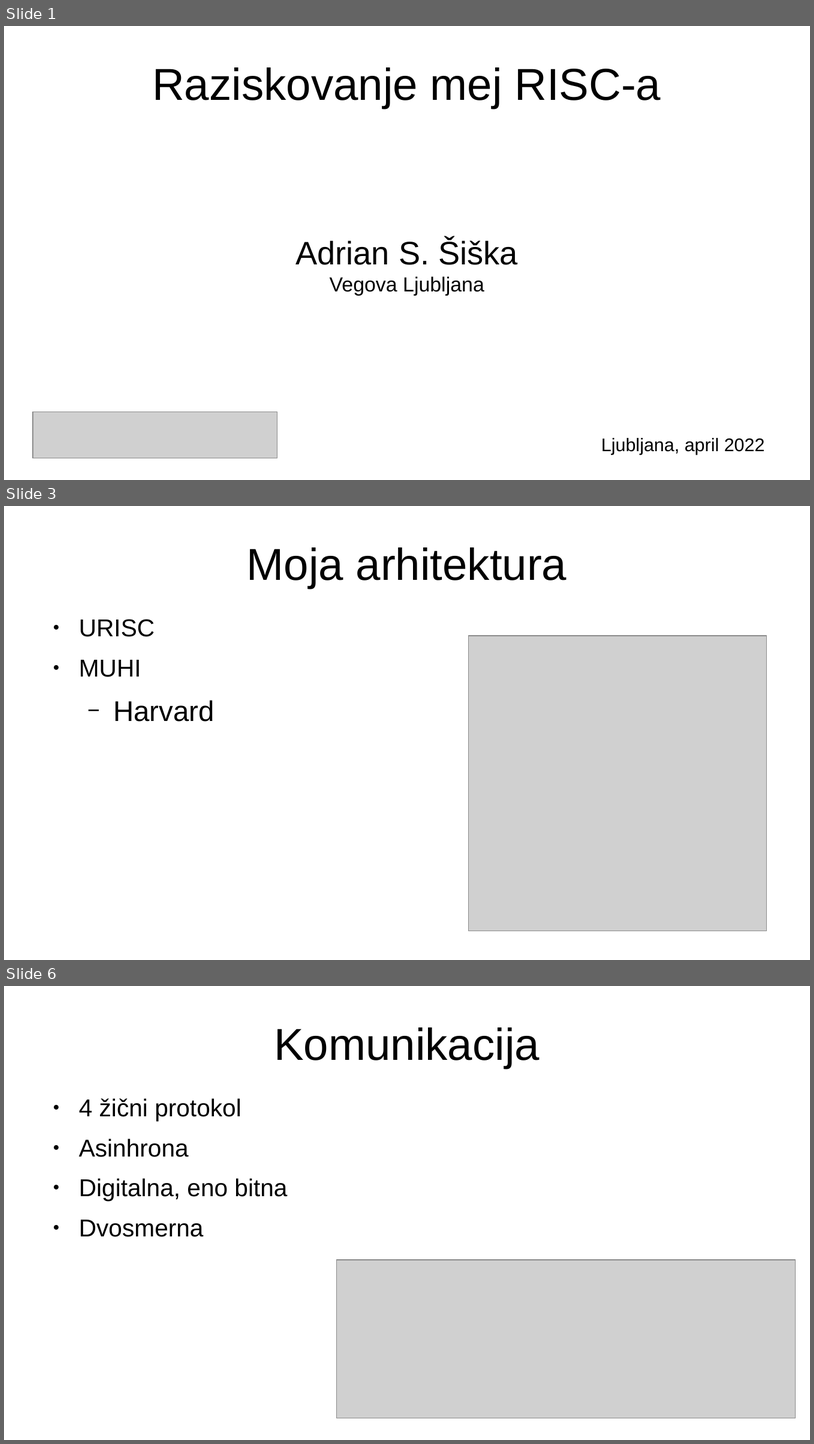
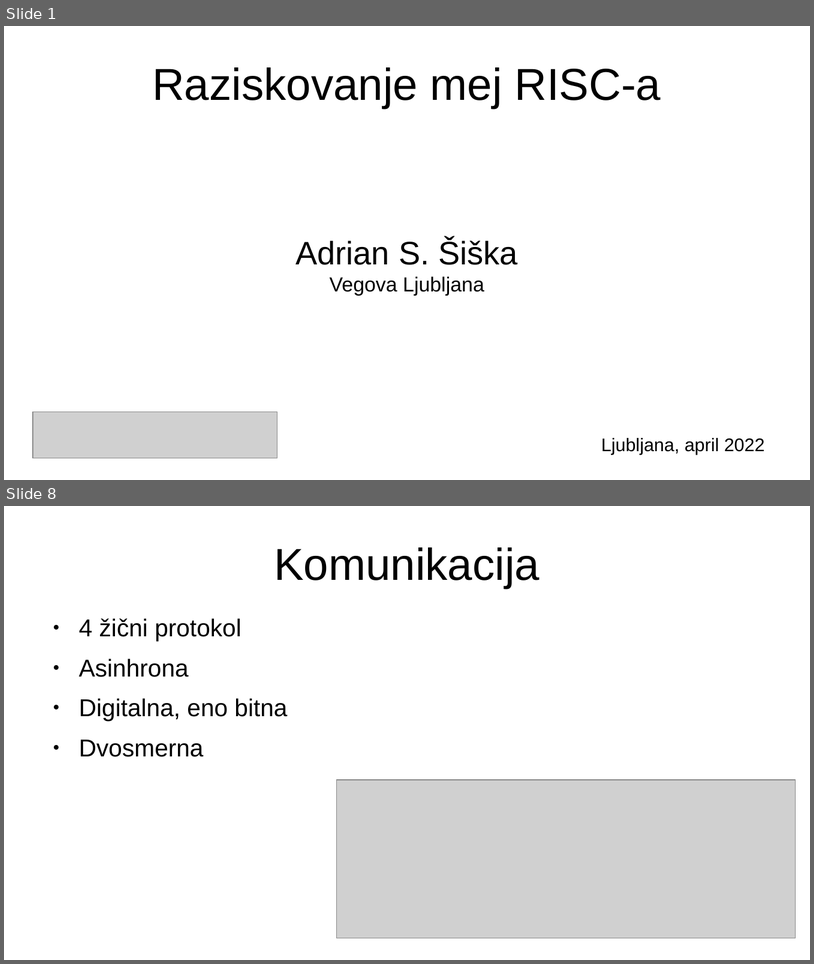
Before and after one commit to adimineman/raziskovalna, a slide deck: predstavitev.odp. Shown one above the other, each under a label of ours: slides 1, 3 and 6 before the commit, slides 1 and 8 after it; the slides between them are not shown. The pictures are 814x1444 and 814x964 pixels, drawn with LibreOffice and Linux fonts; fonts in the diff are those of the drawing; grey boxes stand for pictures. Boxes give left, top, right and bottom in pixels: in the first picture for what was removed or moved away, otherwise in the second. Text is boxed around its words. In the diff, an @@ line names an element or a change of style, - is before the commit and + after.

```diff
--- a/predstavitev.odp
+++ b/predstavitev.odp
@@ slide 3 removed at (x1=4, y1=506, x2=810, y2=960), background #FFFFFF @@
@@ title removed at (x1=247, y1=547, x2=567, y2=588) @@
-Moja arhitektura
@@ text removed at (x1=79, y1=619, x2=214, y2=721) @@
-● URISC
-● MUHI
-  − Harvard
@@ picture removed at (x1=468, y1=636, x2=767, y2=930) @@
@@ what was slide 6 is now slide 8 @@
```
Also in this commit, not shown: 6 slides changed, 4 slides added, 1 other slide removed, 1 other file.
